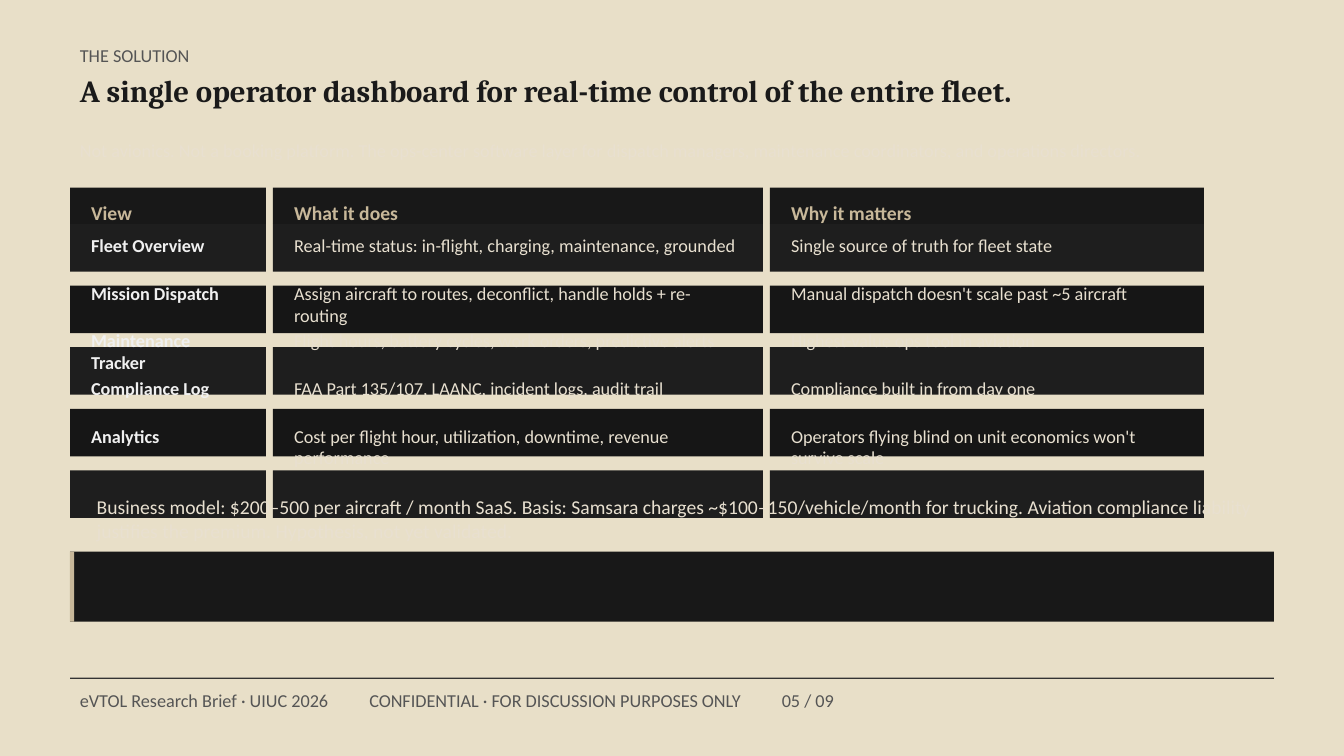
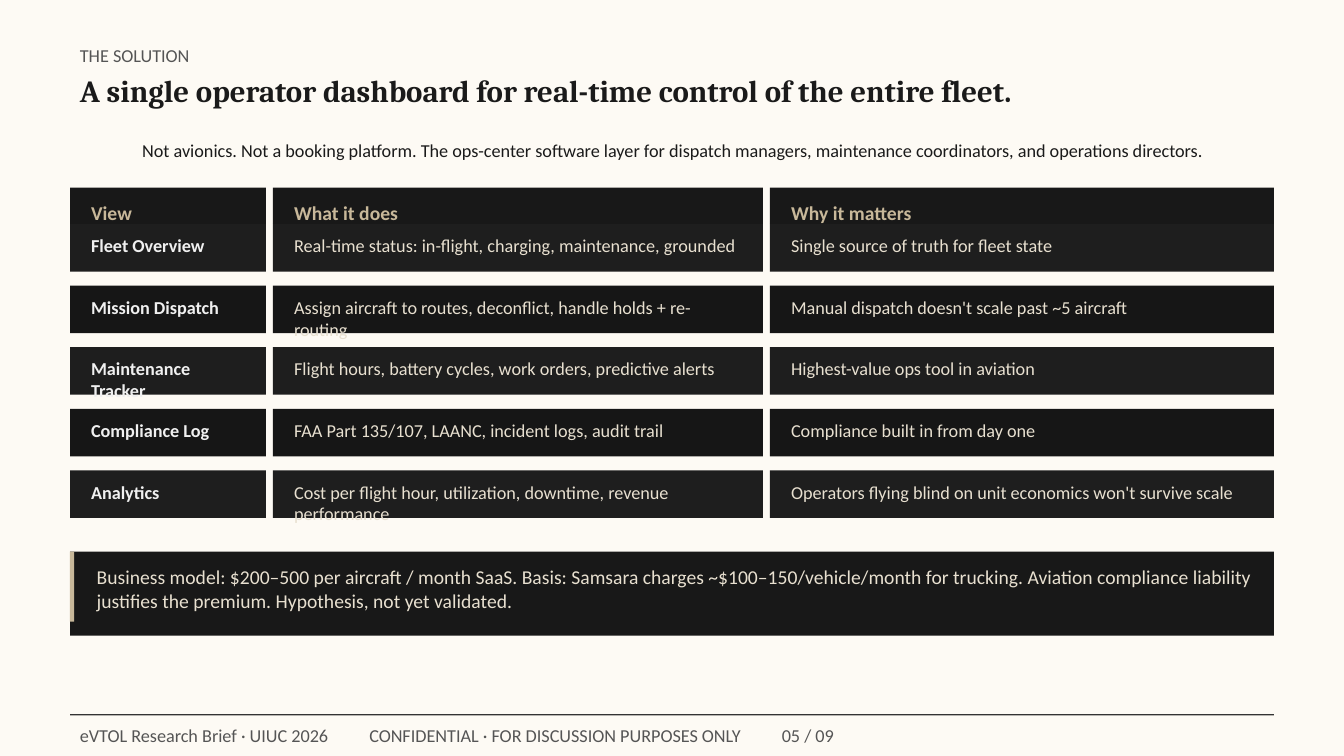
Before and after one commit to Verma0118/volant, a slide deck: slide 5 of Product/StartupPitchDeck.pptx. Drawn at 1344x756 pixels with LibreOffice and Linux fonts; fonts in the diff are those of the drawing. Boxes give left, top, right and bottom in pixels: in the first picture for what was removed or moved away, otherwise in the second. Text is boxed around its words. In the diff, an @@ line names an element or a change of style, - is before the commit and + after.

```diff
--- a/Product/StartupPitchDeck.pptx
+++ b/Product/StartupPitchDeck.pptx
@@ background #E8DFC8 to #FDFAF4 @@
@@ text added at box(142, 144, 1203, 160), 13 pt, text #1A1A1A @@
+Not avionics. Not a booking platform. The ops-center software layer for dispatch managers, maintenance coordinators, and operations directors.
@@ rectangle: place and size @@
-rectangle at box(770, 188, 1205, 224)
+rectangle at box(770, 188, 1274, 224)
@@ rectangle: place and size @@
-rectangle at box(770, 224, 1205, 271)
+rectangle at box(770, 224, 1274, 271)
@@ text "Mission Dispatch": place and size @@
-text "Mission Dispatch" at box(91, 285, 219, 303)
+text "Mission Dispatch" at box(91, 301, 219, 317)
@@ text "Assign aircraft to routes, deconflict, ...": place and size @@
-text "Assign aircraft to routes, deconflict, ..." at box(294, 285, 691, 325)
+text "Assign aircraft to routes, deconflict, ..." at box(294, 301, 691, 341)
@@ rectangle: place and size @@
-rectangle at box(770, 285, 1205, 333)
+rectangle at box(770, 285, 1274, 333)
@@ text "Manual dispatch doesn't scale past ...": place and size @@
-text "Manual dispatch doesn't scale past ..." at box(791, 285, 1127, 303)
+text "Manual dispatch doesn't scale past ..." at box(791, 301, 1127, 317)
@@ text "Maintenance Tracker" rewrapped from box(91, 347, 190, 369) to box(91, 362, 190, 402) @@
@@ text "Flight hours, battery cycles, work ..." rewrapped from box(294, 347, 714, 353) to box(294, 362, 714, 378) @@
@@ rectangle: place and size @@
-rectangle at box(770, 347, 1205, 394)
+rectangle at box(770, 347, 1274, 394)
@@ text "Highest-value ops tool in aviation" rewrapped from box(791, 347, 1035, 353) to box(791, 362, 1035, 378) @@
@@ text "Compliance Log" rewrapped from box(91, 380, 209, 400) to box(91, 424, 209, 440) @@
@@ text "FAA Part 135/107, LAANC, incident ..." rewrapped from box(294, 380, 663, 400) to box(294, 424, 663, 440) @@
@@ rectangle: place and size @@
-rectangle at box(770, 409, 1205, 457)
+rectangle at box(770, 409, 1274, 457)
@@ text "Compliance built in from day ..." rewrapped from box(791, 380, 1035, 400) to box(791, 424, 1035, 440) @@
@@ text "Analytics": place and size @@
-text "Analytics" at box(91, 430, 159, 446)
+text "Analytics" at box(91, 486, 159, 502)
@@ text "Cost per flight hour, utilization, ..." rewrapped from box(294, 430, 668, 457) to box(294, 486, 668, 526) @@
@@ rectangle: place and size @@
-rectangle at box(770, 471, 1205, 518)
+rectangle at box(770, 471, 1274, 518)
@@ text "Operators flying blind on unit ..." rewrapped from box(791, 430, 1135, 457) to box(791, 486, 1233, 502) @@
@@ rectangle: place and size @@
-rectangle at box(70, 552, 1273, 621)
+rectangle at box(70, 552, 1273, 635)
@@ text "Business model: $200–500 per aircraft ..." rewrapped from box(97, 498, 1251, 520) to box(97, 570, 1251, 612) @@
@@ rectangle: place and size @@
-rectangle at box(70, 678, 1273, 679)
+rectangle at box(70, 714, 1273, 715)
@@ text "eVTOL Research Brief · UIUC ...": place and size @@
-text "eVTOL Research Brief · UIUC ..." at box(80, 694, 833, 707)
+text "eVTOL Research Brief · UIUC ..." at box(80, 729, 833, 742)
```
Also in this commit, not shown: 8 other slides changed, 4 other files.
